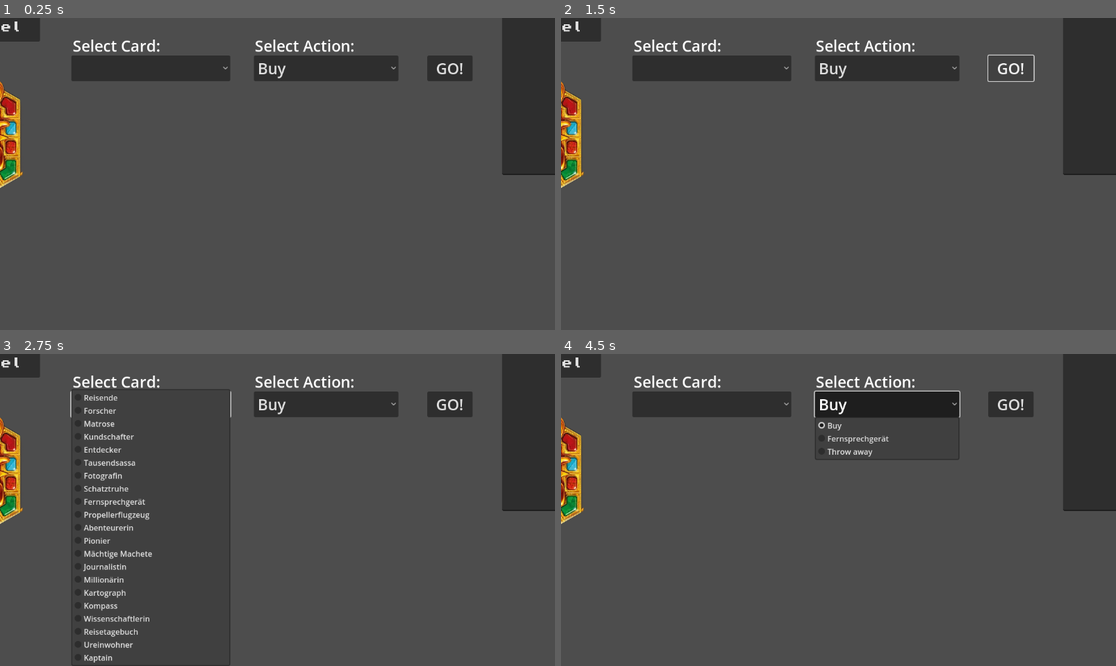
Above: before the commit, frames 1-4 (two rows, left to right).
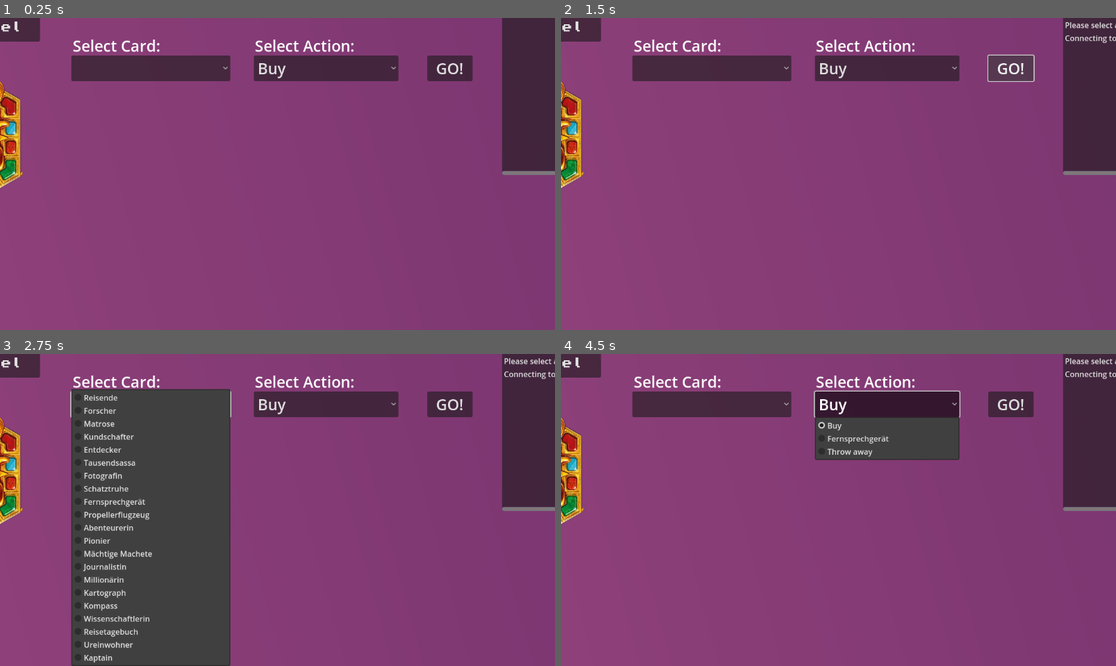
Above: after the commit, the same moments.

Repository: AdminL3/El-Dorado-Assistent
Game: Godot game, scene res://scenes/game.tscn
Two runs of this game, one before a commit and one after it. Both use one fixed random seed, a clock stepped at 60 frames per second and the inputs below.
Inputs (mouse positions are in pixels of both pictures, inside the frame that each line leads up to):
- Up to frame 1 (0.25 s): no input
- Up to frame 2 (1.5 s): click "GO!" at 0.5 s; click "GO!" at 1.25 s
- Up to frame 3 (2.75 s): click (149, 403) at 2 s
- Up to frame 4 (4.5 s): click "Buy" at 2.75 s; click (710, 403) at 3.5 s; click "Buy" at 4.25 s

The runs differ from the first frame. In frame 1, 89% of the frame differs, in the area x 0-100%, y 0-100%; in frame 2, 89%; in frame 3, 66%; in frame 4, 86%.

Commit message:
added a history tab and a background

Diff:
--- a/scenes/game.tscn
+++ b/scenes/game.tscn
@@ -1,10 +1,16 @@
-[gd_scene load_steps=10 format=3 uid="uid://m1y7bg1lro0b"]
+[gd_scene load_steps=12 format=3 uid="uid://m1y7bg1lro0b"]
 
 [ext_resource type="Script" path="res://scripts/manager.gd" id="1_6hv34"]
 [ext_resource type="FontFile" uid="uid://ohev4serabg1" path="res://assets/fonts/PixelOperator8-Bold.ttf" id="2_1b8vf"]
 [ext_resource type="Texture2D" uid="uid://bgnvp7a0tpmfy" path="res://assets/logo.png" id="3_kj12x"]
 [ext_resource type="FontFile" uid="uid://bgjlattw6v22s" path="res://assets/fonts/PixelOperator8.ttf" id="4_abrfg"]
 
+[sub_resource type="Gradient" id="Gradient_8urlb"]
+colors = PackedColorArray(0.678431, 0.32549, 0.537255, 1, 0.235294, 0.0627451, 0.32549, 1)
+
+[sub_resource type="GradientTexture2D" id="GradientTexture2D_6ybp6"]
+gradient = SubResource("Gradient_8urlb")
+
 [sub_resource type="StyleBoxEmpty" id="StyleBoxEmpty_50kp2"]
 content_margin_left = 94.0
 
@@ -18,6 +24,14 @@
 
 [node name="Game" type="Node2D"]
 script = ExtResource("1_6hv34")
+
+[node name="Background" type="TextureRect" parent="."]
+offset_left = -2588.0
+offset_top = -486.0
+offset_right = 5429.0
+offset_bottom = 4205.0
+rotation = -0.263616
+texture = SubResource("GradientTexture2D_6ybp6")
 
 [node name="Admin" type="Node" parent="."]
 
@@ -124,6 +138,15 @@
 theme_override_fonts/font = ExtResource("2_1b8vf")
 theme_override_font_sizes/font_size = 24
 text = "Admin Panel"
+
+[node name="Become Admin2" type="Button" parent="."]
+offset_left = -400.0
+offset_top = 1015.0
+offset_right = -231.0
+offset_bottom = 1074.0
+theme_override_fonts/font = ExtResource("2_1b8vf")
+theme_override_font_sizes/font_size = 24
+text = "Back"
 
 [node name="Main" type="Node" parent="."]
 
@@ -263,12 +286,6 @@
 offset_right = 576.0
 offset_bottom = 200.0
 
-[node name="TextEdit" type="TextEdit" parent="."]
-offset_left = 1040.0
-offset_top = 20.0
-offset_right = 1266.0
-offset_bottom = 376.0
-
 [node name="Label" type="Label" parent="."]
 offset_left = 1050.0
 offset_top = -18.0
@@ -278,8 +295,16 @@
 theme_override_font_sizes/font_size = 32
 text = "History:"
 
+[node name="History" type="TextEdit" parent="."]
+offset_left = 1040.0
+offset_top = 20.0
+offset_right = 1397.0
+offset_bottom = 376.0
+scroll_smooth = true
+
 [connection signal="pressed" from="Admin/Back Admin" to="." method="back_admin"]
 [connection signal="pressed" from="Draw" to="." method="draw"]
 [connection signal="pressed" from="Become Store" to="." method="become_store"]
 [connection signal="pressed" from="Become Admin" to="." method="become_admin"]
+[connection signal="pressed" from="Become Admin2" to="." method="back_admin"]
 [connection signal="pressed" from="Main/Go" to="." method="do_action"]
--- a/scripts/manager.gd
+++ b/scripts/manager.gd
@@ -58,13 +58,15 @@
 
 
 var isstore = false
-
-
+@onready var history = $History
+
+func add_history(text):
+	history.text = str(text) + "\n" + history.text
 
 
 func _ready():
 	if OS.has_feature("dedicated_server"):
-		print("Starting dedicated server...")
+		add_history("Starting dedicated server...")
 		become_host()
 		setstore()
 	else:
@@ -101,14 +103,14 @@
 
 func draw():
 	if hand.size() > 3:
-		print("Watch out! Already have 4")
+		add_history("Watch out! You already have 4 cards.")
 
 	if new.size() !=0:
 		hand.append(new[0])
 		new.remove_at(0)
-		print(hand)
+		add_history("Drawed "+ cards[hand[hand.size()-1]]+ ".")
 	else:
-		print("No cards left - Shuffle")
+		add_history("No cards left - Shuffled")
 		for x in old.size():
 			var card = old.pick_random()
 			new.append(card)
@@ -121,9 +123,9 @@
 	if hand.has(card):
 		old.append(card)
 		hand.erase(card)
-		print("played: "+ str(cards[card]))
+		add_history("Played "+ str(cards[card]) + ".")
 	else:
-		print("Dont have card")
+		add_history("You don't have that card.")
 	_update_text()
 
 
@@ -166,7 +168,7 @@
 
 		#money
 		var cardvalue = checkvalue()
-		print("Card Value: " + str(cardvalue))
+		add_history("Your card value is " + str(cardvalue) + ".")
 		if free:
 			cardvalue = 10
 
@@ -186,6 +188,7 @@
 					store[shopcard] = store[shopcard]-1
 					#add to old
 					old.append(shopcard)
+					add_history("You bought " + cards[shopcard])
 					#check if empty now
 					if amount - 1 == 0:
 						#remove from vorne
@@ -207,10 +210,11 @@
 					#send store around
 					modify_store()
 				else:
-					print("No more cards left")
+					add_history("This card is not in store anymore.")
 			else:
-				print("Card not accesible")
-
+				add_history("This card is not accessible.")
+		else:
+			add_history("You're too poor.")
 
 
 
@@ -233,21 +237,21 @@
 
 func _on_peer_connected(id):
 	#this happpens on server
-	print("Client connected with ID: %d" % id)
+	add_history("Client connected with ID: %d" % id)
 	rpc_id(id, "broadcast_store", store, vorne, hinten)  # Send the store array to the newly connected client
 	_update_text()
 
 func _on_peer_disconnected(id):
-	print("Client disconnected with ID: %d" % id)
-
-
-
-
+	add_history("Client disconnected with ID: %d" % id)
+
+
+
+var ip = "localhost"
 
 func become_client():
 	#client side
-	print("Connecting to server")
-	peer.create_client("localhost", 8080)
+	add_history("Connecting to server with IP " + str(ip)+ "and port 8080.")
+	peer.create_client(ip, 8080)
 	multiplayer.multiplayer_peer = peer
 	register_player()
 
@@ -263,7 +267,7 @@
 	vorne = newvorne
 	_update_text()
 	if isstore:
-		print("update store")
+		add_history("Updated the store.")
 		update_store()
 
 
@@ -424,7 +428,7 @@
 func do_action():
 	var cardselected = card_select.selected
 	if cardselected == -1:
-		print("error")
+		add_history("Please select an option.")
 	else:
 		if action_select.selected == 0:
 			#buy
@@ -438,9 +442,9 @@
 func del_card(card_to_del):
 	if hand.has(card_to_del):
 		hand.erase(card_to_del)
-		print("Deleted: "+ str(cards[card_to_del]))
+		add_history("Deleted: "+ str(cards[card_to_del])+ ".")
 	else:
-		print("Dont have card")
+		add_history("You don't have that card.")
 	_update_text()
 	update_display()
 
@@ -459,7 +463,7 @@
 	camera.enabled = false
 	storecam.enabled = true
 	update_store()
-	print("isstore")
+	add_history("You are now the store display")
 	isstore = true
 
 
@@ -468,8 +472,9 @@
 	admincam.enabled = true
 
 func back_admin():
+	admincam.enabled = false
+	storecam.enabled = false
 	camera.enabled = true
-	admincam.enabled = false
 
 func delete_store():
 	var children1 = vorne_display.get_children()
